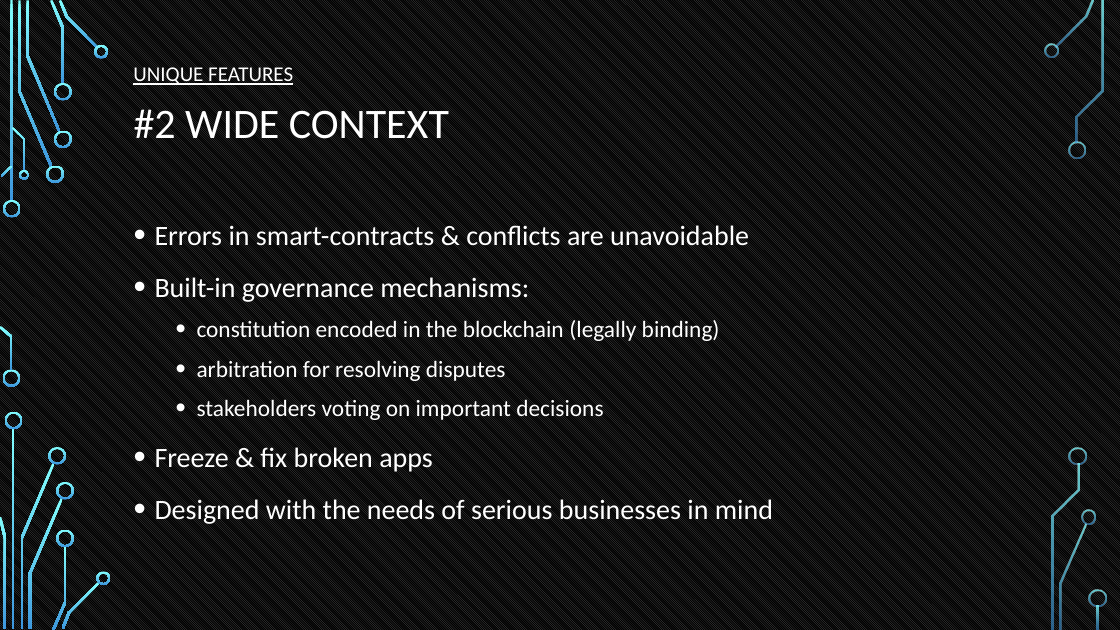
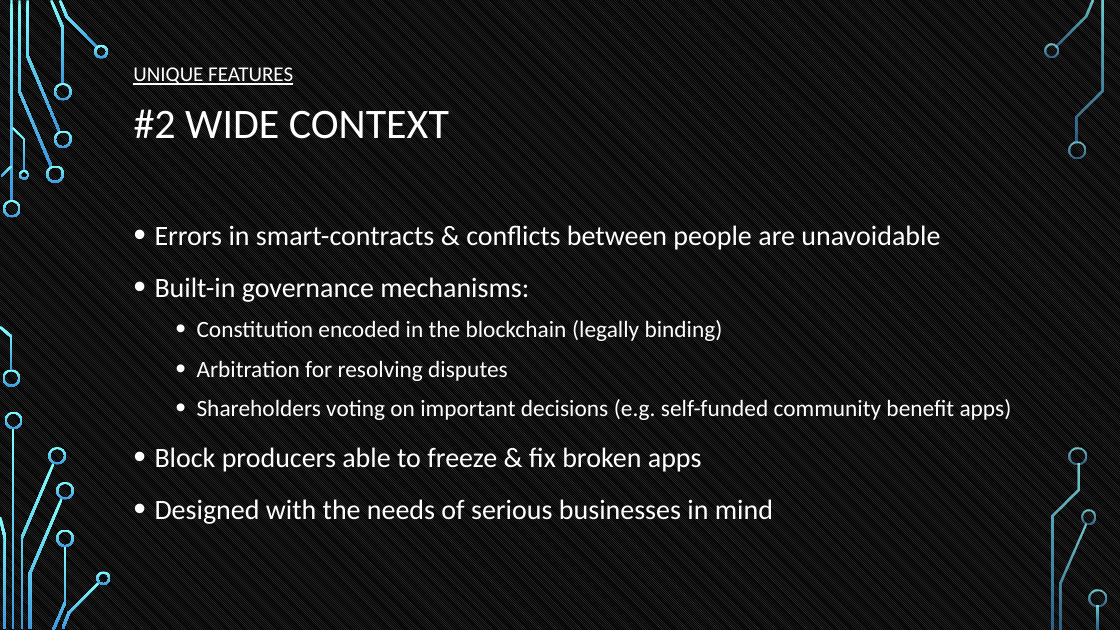
Before and after one commit to tokenika/tokenika.github.io, a slide deck: slide 30 of WarsawBlock.pptx. Drawn at 1120x630 pixels with LibreOffice and Linux fonts; fonts in the diff are those of the drawing; background and template pictures are left out. Boxes give left, top, right and bottom in pixels: in the first picture for what was removed or moved away, otherwise in the second. Text is boxed around its words. In the diff, an @@ line names an element or a change of style, - is before the commit and + after.

```diff
--- a/WarsawBlock.pptx
+++ b/WarsawBlock.pptx
@@ text at [155,225,940,250]: text changed @@
-• Errors in smart-contracts & conflicts are unavoidable
+• Errors in smart-contracts & conflicts between people are unavoidable
@@ text at [155,320,1012,472]: text changed @@
-  • constitution encoded in the blockchain (legally binding)
-  • arbitration for resolving disputes
-  • stakeholders voting on important decisions
-• Freeze & fix broken apps
+  • Constitution encoded in the blockchain (legally binding)
+  • Arbitration for resolving disputes
+  • Shareholders voting on important decisions (e.g. self-funded community benefit apps)
+• Block producers able to freeze & fix broken apps
```
Also in this commit, not shown: 15 other slides changed, 1 slide added, 3 other files.
